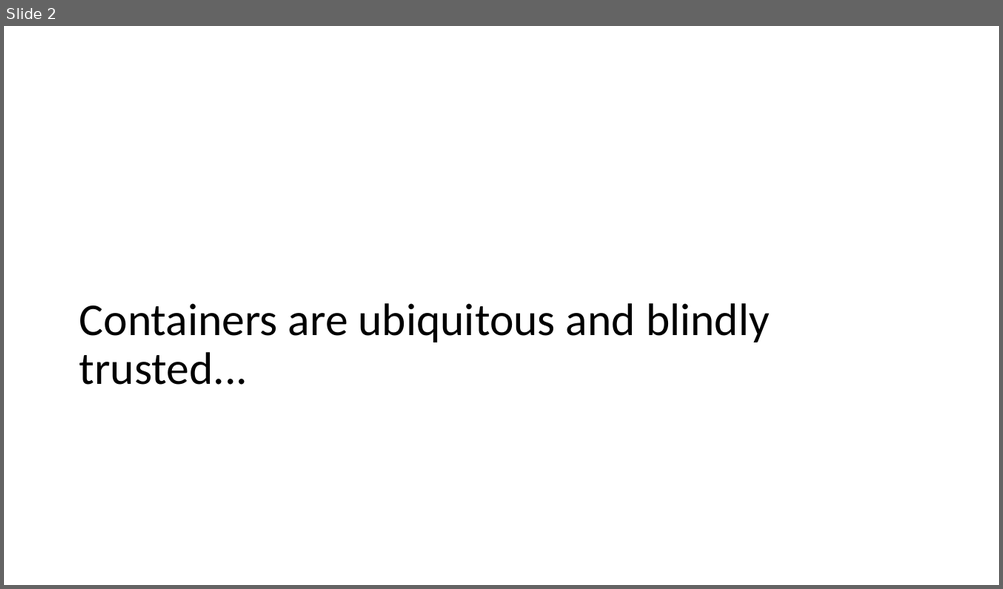
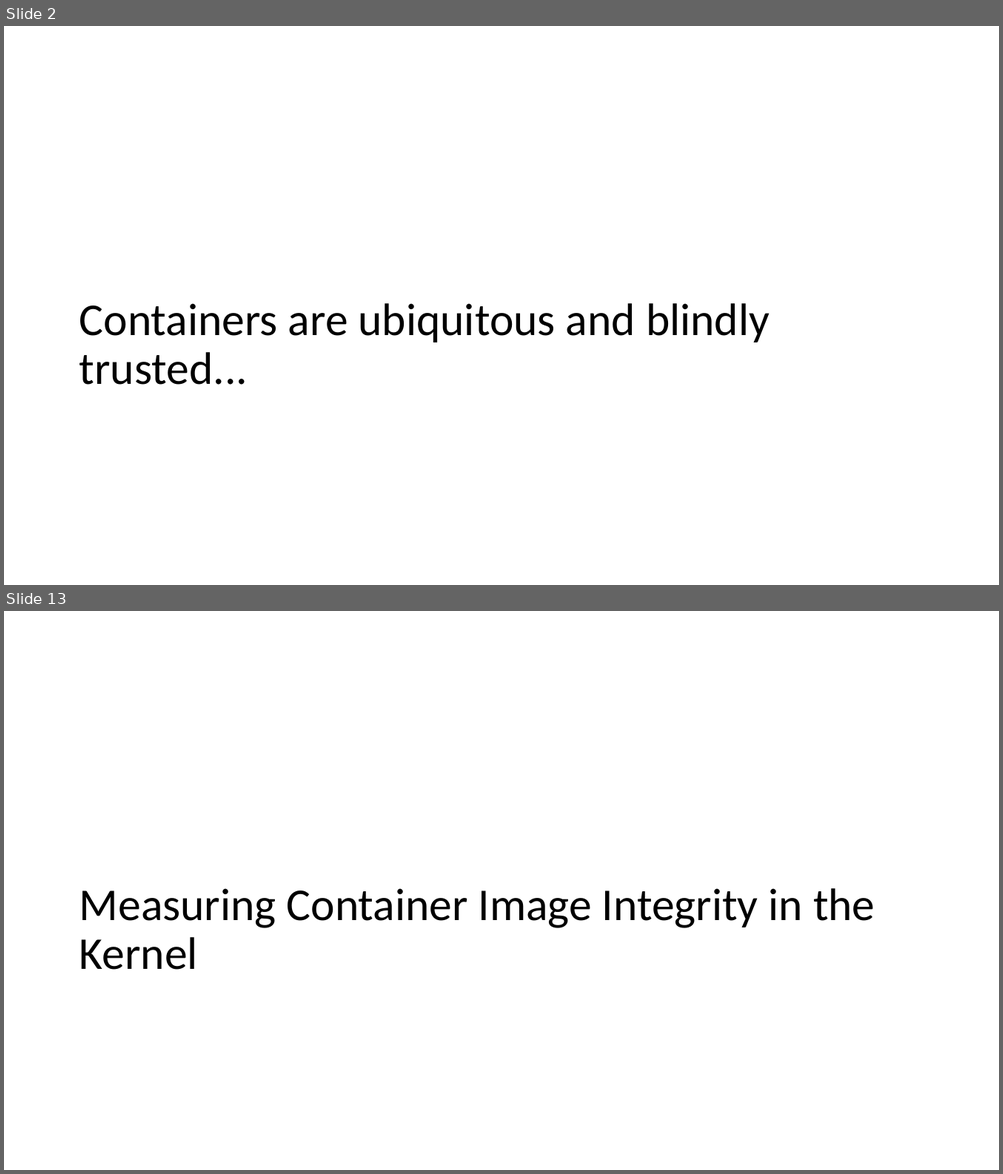
Before and after one commit to avery-blanchard/LPC23-containers, a slide deck: LPC-Containers.pptx. Shown one above the other, each under a label of ours: slide 2 before the commit, slides 2 and 13 after it; the slides between them are not shown. The pictures are 1003x589 and 1003x1174 pixels, drawn with LibreOffice and Linux fonts; fonts in the diff are those of the drawing. Boxes give left, top, right and bottom in pixels: in the first picture for what was removed or moved away, otherwise in the second. Text is boxed around its words. In the diff, an @@ line names an element or a change of style, - is before the commit and + after.

```diff
--- a/LPC-Containers.pptx
+++ b/LPC-Containers.pptx
@@ slide 13 added at bbox=[4, 611, 999, 1170], background #FFFFFF @@
@@ title added at bbox=[79, 889, 875, 970], 44 pt, text #000000 @@
+Measuring Container Image Integrity in the Kernel
```
Also in this commit, not shown: 2 slides changed, 28 other slides added, 6 slides removed, 2 other files.
